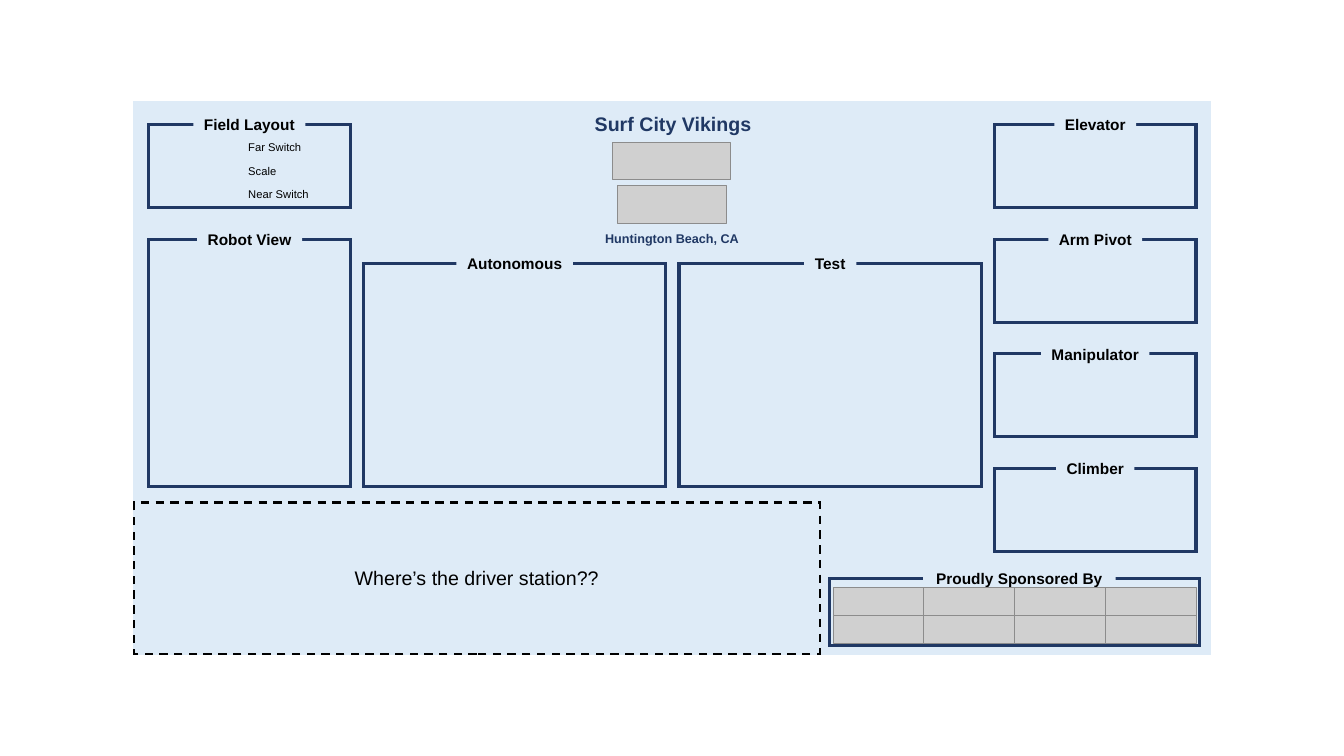
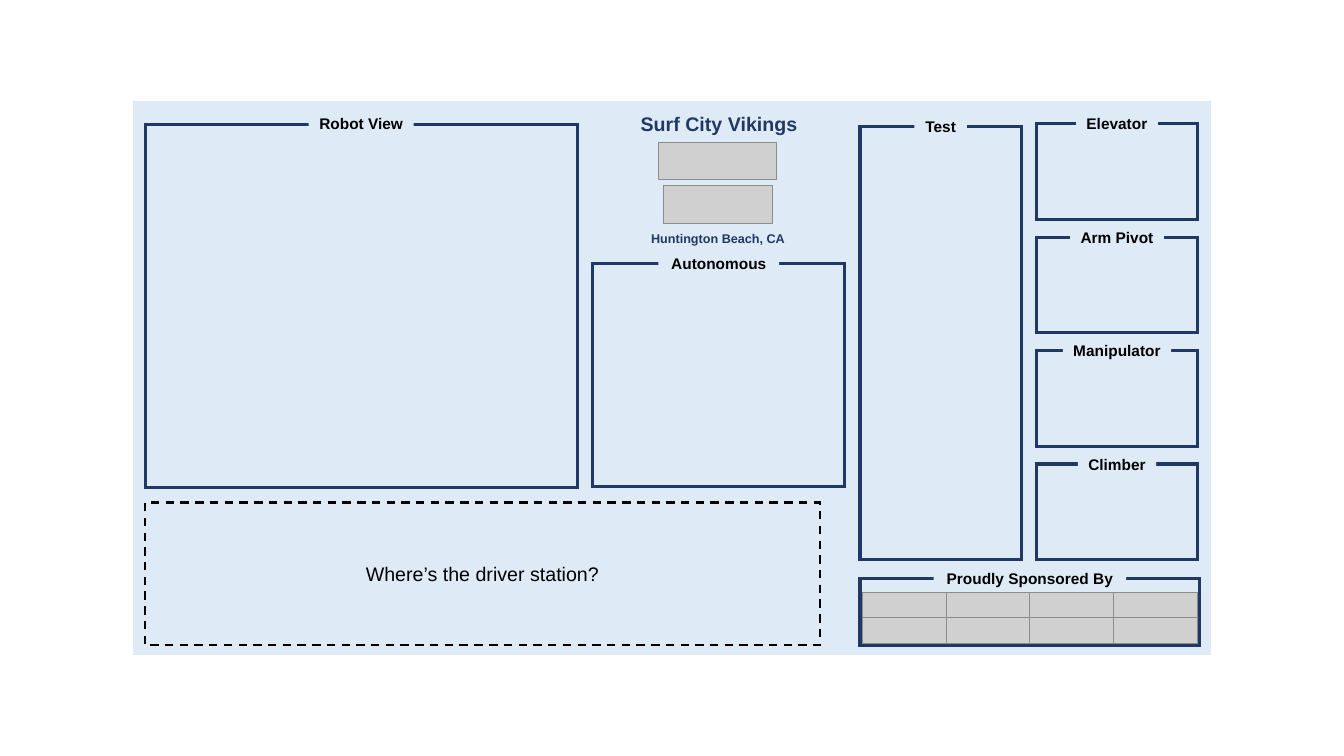
Before and after one commit to Team4276/2018-Robot-Code, a slide deck: slide 1 of 2018 Smart Dashboard/SmartDashboardBackground.pptx. Drawn at 1344x756 pixels with LibreOffice and Linux fonts; fonts in the diff are those of the drawing; grey boxes stand for pictures. Boxes give left, top, right and bottom in pixels: in the first picture for what was removed or moved away, otherwise in the second. Text is boxed around its words. In the diff, an @@ line names an element or a change of style, - is before the commit and + after.

```diff
--- a/2018 Smart Dashboard/SmartDashboardBackground.pptx
+++ b/2018 Smart Dashboard/SmartDashboardBackground.pptx
@@ text "Robot View" moved from (x1=208, y1=234, x2=291, y2=245) to (x1=319, y1=118, x2=403, y2=129) @@
@@ 2 pictures, 2 texts moved together from (x1=595, y1=116, x2=751, y2=246) to (x1=641, y1=116, x2=797, y2=246) @@
@@ text "Test" moved from (x1=815, y1=258, x2=846, y2=269) to (x1=925, y1=121, x2=956, y2=132) @@
@@ text "Elevator" moved from (x1=1065, y1=119, x2=1126, y2=130) to (x1=1086, y1=118, x2=1147, y2=129) @@
@@ rectangle resized from (x1=149, y1=240, x2=351, y2=487) to (x1=145, y1=125, x2=577, y2=488) @@
@@ rectangle resized from (x1=680, y1=264, x2=982, y2=488) to (x1=860, y1=126, x2=1021, y2=560) @@
@@ rectangle resized from (x1=995, y1=125, x2=1197, y2=208) to (x1=1036, y1=124, x2=1198, y2=220) @@
@@ group removed at (x1=149, y1=119, x2=351, y2=208): 4 texts, 1 rectangle @@
-Field Layout
-Far Switch
-Scale
-Near Switch
@@ rectangle resized from (x1=995, y1=239, x2=1197, y2=322) to (x1=1036, y1=237, x2=1198, y2=333) @@
@@ rectangle "Arm Pivot" resized from (x1=1059, y1=234, x2=1132, y2=245) to (x1=1071, y1=223, x2=1165, y2=252) @@
@@ rectangle resized from (x1=364, y1=264, x2=666, y2=488) to (x1=593, y1=264, x2=845, y2=488) @@
@@ text "Autonomous" moved from (x1=467, y1=258, x2=562, y2=269) to (x1=671, y1=258, x2=766, y2=269) @@
@@ rectangle resized from (x1=995, y1=354, x2=1197, y2=437) to (x1=1036, y1=351, x2=1198, y2=447) @@
@@ rectangle "Manipulator" resized from (x1=1051, y1=349, x2=1138, y2=363) to (x1=1063, y1=336, x2=1171, y2=365) @@
@@ rectangle resized from (x1=995, y1=469, x2=1197, y2=552) to (x1=1036, y1=464, x2=1198, y2=560) @@
@@ rectangle "Climber" resized from (x1=1067, y1=463, x2=1124, y2=474) to (x1=1078, y1=450, x2=1156, y2=479) @@
@@ rectangle "Where’s the driver station?" resized from (x1=134, y1=503, x2=820, y2=654) to (x1=145, y1=503, x2=820, y2=646) @@
@@ text in rectangle at (x1=366, y1=566, x2=599, y2=582): text changed @@
-Where’s the driver station??
+Where’s the driver station?
@@ rectangle "Proudly Sponsored By" resized from (x1=936, y1=573, x2=1103, y2=588) to (x1=934, y1=565, x2=1126, y2=594) @@
@@ rectangle resized from (x1=830, y1=579, x2=1200, y2=646) to (x1=860, y1=579, x2=1200, y2=646) @@
@@ picture resized from (x1=834, y1=588, x2=925, y2=616) to (x1=863, y1=593, x2=947, y2=618) @@
@@ picture resized from (x1=925, y1=588, x2=1015, y2=616) to (x1=947, y1=593, x2=1030, y2=618) @@
@@ picture resized from (x1=1015, y1=588, x2=1106, y2=616) to (x1=1030, y1=593, x2=1114, y2=618) @@
@@ picture resized from (x1=1106, y1=588, x2=1197, y2=616) to (x1=1114, y1=593, x2=1198, y2=618) @@
@@ picture resized from (x1=834, y1=616, x2=925, y2=644) to (x1=863, y1=618, x2=947, y2=643) @@
@@ picture resized from (x1=925, y1=616, x2=1015, y2=644) to (x1=947, y1=618, x2=1030, y2=643) @@
@@ picture resized from (x1=1015, y1=616, x2=1106, y2=644) to (x1=1030, y1=618, x2=1114, y2=643) @@
@@ picture resized from (x1=1106, y1=616, x2=1197, y2=644) to (x1=1114, y1=618, x2=1198, y2=643) @@
```
Also in this commit, not shown: 7 other files.
